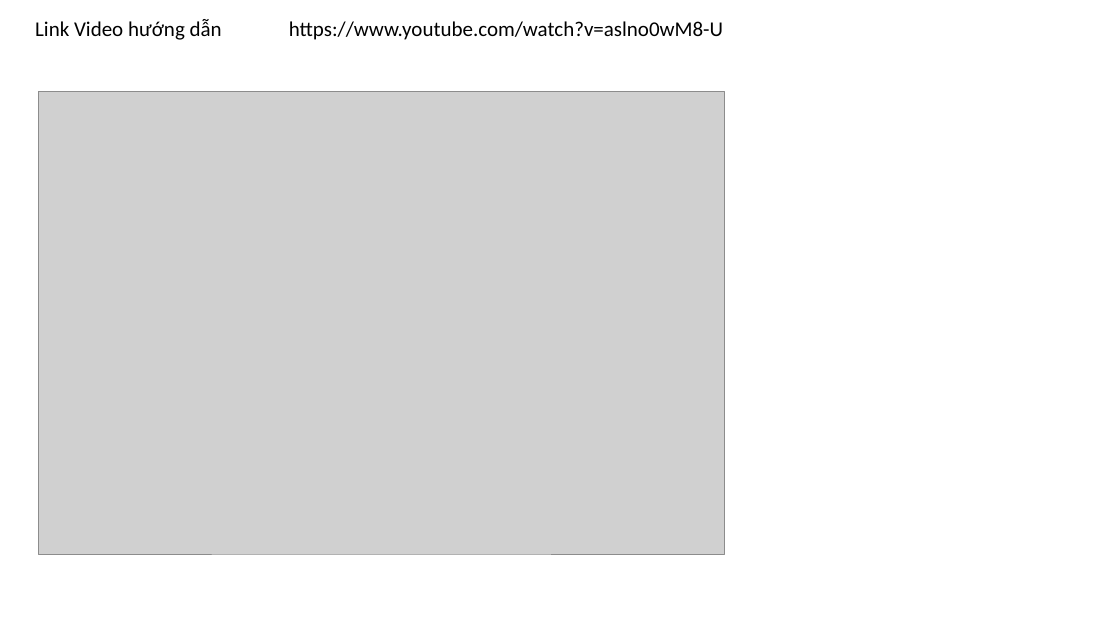
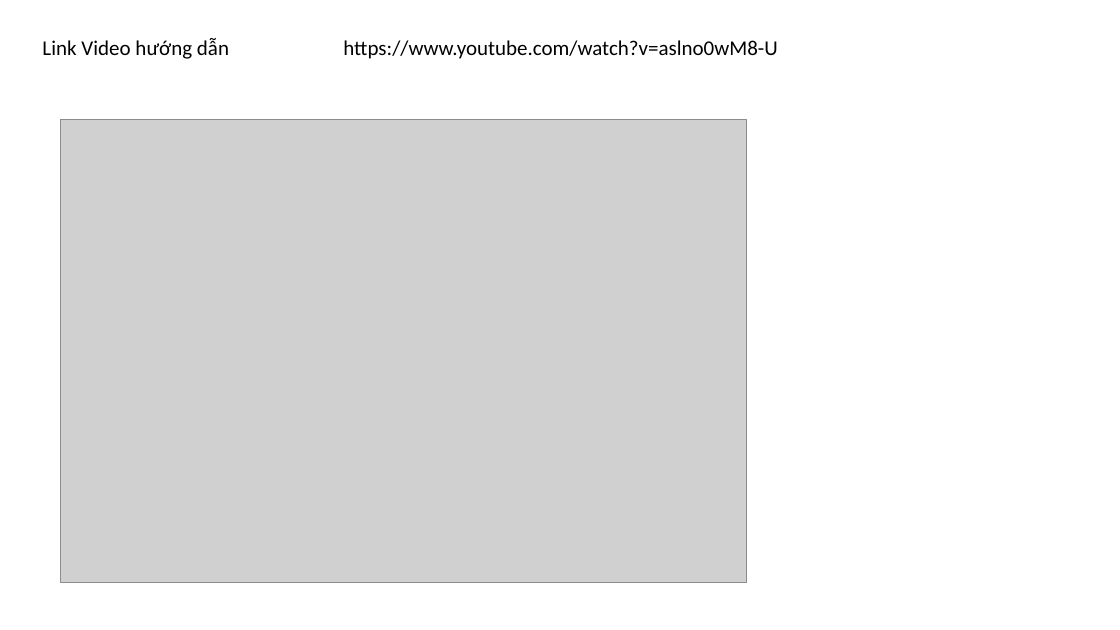
Before and after one commit to DangVanDoan05/WordPress, a slide deck: slide 2 of Tạo trang liên hệ trong WebSite.pptx. Drawn at 1120x630 pixels with LibreOffice and Linux fonts; fonts in the diff are those of the drawing; grey boxes stand for pictures. Boxes give left, top, right and bottom in pixels: in the first picture for what was removed or moved away, otherwise in the second. Text is boxed around its words. In the diff, an @@ line names an element or a change of style, - is before the commit and + after.

```diff
--- a/Tạo trang liên hệ trong WebSite.pptx
+++ b/Tạo trang liên hệ trong WebSite.pptx
@@ text "Link Video hướng dẫn": place and size @@
-text "Link Video hướng dẫn" at <box>35,19,222,40</box>
+text "Link Video hướng dẫn" at <box>42,38,229,59</box>
@@ text "https://www.youtube.com/watch?v=aslno0wM8-U": place and size @@
-text "https://www.youtube.com/watch?v=aslno0wM8-U" at <box>289,21,723,40</box>
+text "https://www.youtube.com/watch?v=aslno0wM8-U" at <box>343,40,777,59</box>
@@ picture: place and size @@
-picture at <box>38,92,724,555</box>
+picture at <box>60,120,747,583</box>
```
Also in this commit, not shown: 7 other slides changed, 13 slides added, 1 slide removed, 3 other files.
